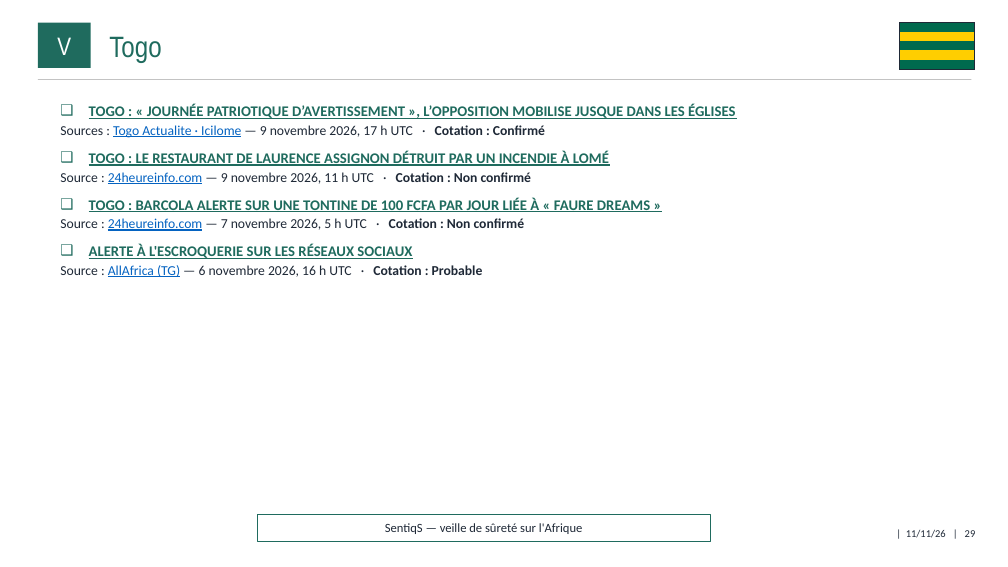
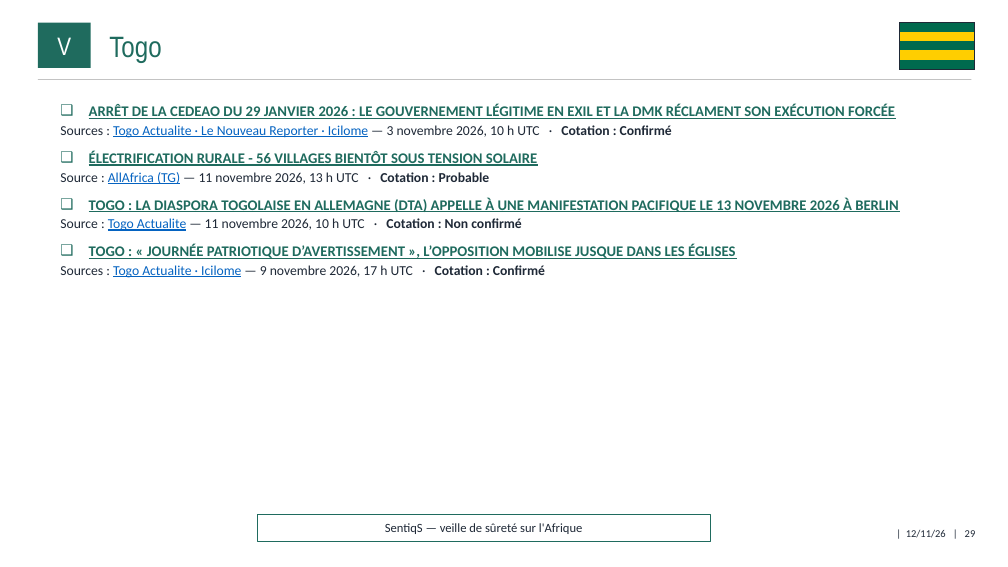
Before and after one commit to ytl1-ops/SentiqS, a slide deck: slide 29 of web/rapports/mensuel/2026-11.pptx. Drawn at 1008x567 pixels with LibreOffice and Linux fonts; fonts in the diff are those of the drawing. Boxes give left, top, right and bottom in pixels: in the first picture for what was removed or moved away, otherwise in the second. Text is boxed around its words. In the diff, an @@ line names an element or a change of style, - is before the commit and + after.

```diff
--- a/web/rapports/mensuel/2026-11.pptx
+++ b/web/rapports/mensuel/2026-11.pptx
@@ text at [60,104,899,231]: paragraphs added @@
+❑ ARRÊT DE LA CEDEAO DU 29 JANVIER 2026 : LE GOUVERNEMENT LÉGITIME EN EXIL ET LA DMK RÉCLAMENT SON EXÉCUTION FORCÉE
+  ▪ Sources : Togo Actualite · Le Nouveau Reporter · Icilome — 3 novembre 2026, 10 h UTC · Cotation : Confirmé
+❑ ÉLECTRIFICATION RURALE - 56 VILLAGES BIENTÔT SOUS TENSION SOLAIRE
+  ▪ Source : AllAfrica (TG) — 11 novembre 2026, 13 h UTC · Cotation : Probable
+❑ TOGO : LA DIASPORA TOGOLAISE EN ALLEMAGNE (DTA) APPELLE À UNE MANIFESTATION PACIFIQUE LE 13 NOVEMBRE 2026 À BERLIN
+  ▪ Source : Togo Actualite — 11 novembre 2026, 10 h UTC · Cotation : Non confirmé
@@ text at [60,150,650,277]: paragraphs removed @@
-❑ TOGO : LE RESTAURANT DE LAURENCE ASSIGNON DÉTRUIT PAR UN INCENDIE À LOMÉ
-  ▪ Source : 24heureinfo.com — 9 novembre 2026, 11 h UTC · Cotation : Non confirmé
-❑ TOGO : BARCOLA ALERTE SUR UNE TONTINE DE 100 FCFA PAR JOUR LIÉE À « FAURE DREAMS »
-  ▪ Source : 24heureinfo.com — 7 novembre 2026, 5 h UTC · Cotation : Non confirmé
-❑ ALERTE À L'ESCROQUERIE SUR LES RÉSEAUX SOCIAUX
-  ▪ Source : AllAfrica (TG) — 6 novembre 2026, 16 h UTC · Cotation : Probable
@@ text at [906,530,976,538]: text changed @@
-| 11/11/26 | 29
+| 12/11/26 | 29
```
Also in this commit, not shown: 39 other slides changed, 1 slide added, 1 slide removed, 10 other files.
